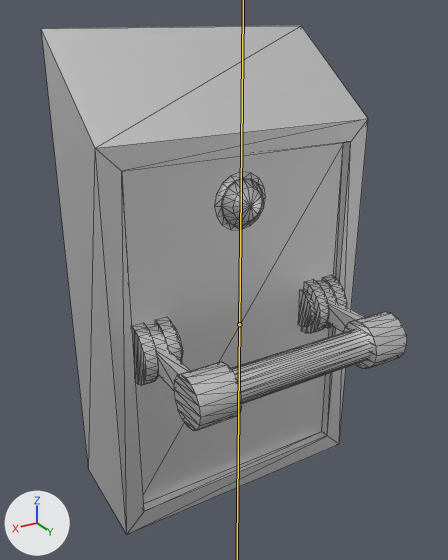
The FBX model Framework/Client/Bin/Resources/Models/Map/Prop/Gimmick/sm42/sm42_162_shutterlever01a_Anim.fbx: old version first, new version second.
One viewpoint serves both versions: a camera (50 mm lens) standing at (0.385, 0.603, 1.769) and looking at (0.019, -0.008, 1.464). The axes (+X, +Y, +Z) are drawn at lower left. The lights are the same throughout. Both versions are drawn at frame 1 of the action 'root|Static'; the numbers are the values there. The bones that bend it are drawn over the model as lines. Mesh edges are drawn as thin lines.

Names of what the first picture shows: 'LOD_1_Group_0_Sub_1__sm42_162_ShutterLever01A_A_Mat__En_a81094f', 'LOD_1_Group_0_Sub_2__sm42_162_ShutterLever01A_A_Mat'.
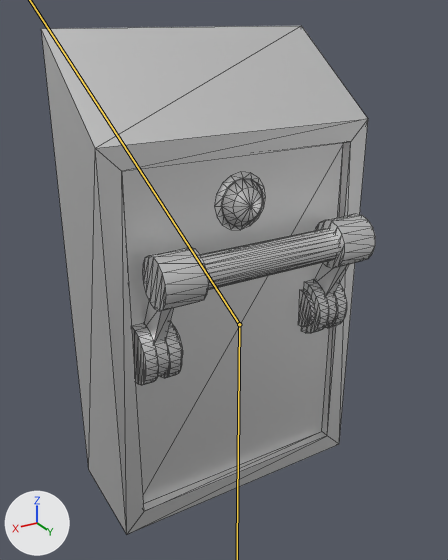
What changed in the scene script:
```text
Change bone_01:
    where bone_01 = bpy.data.objects['root'].pose.bones['_01']  # child of '_00'
    bone_01.rotation_quaternion: (1.0, 0.0, 0.0, 0.0) -> (0.845, -0.534, 0.0, 0.0)  # degrees (0, 0, 0) -> degrees (-65, 0, 0)
```

Location of each change, [x1, y1, x2, y2] in pixels of the pictures (448 x 560 px):
'LOD_1_Group_0_Sub_2__sm42_162_ShutterLever01A_A_Mat', posed (9% narrower)
    before: [41, 26, 407, 534]
    after: [41, 26, 375, 534]
